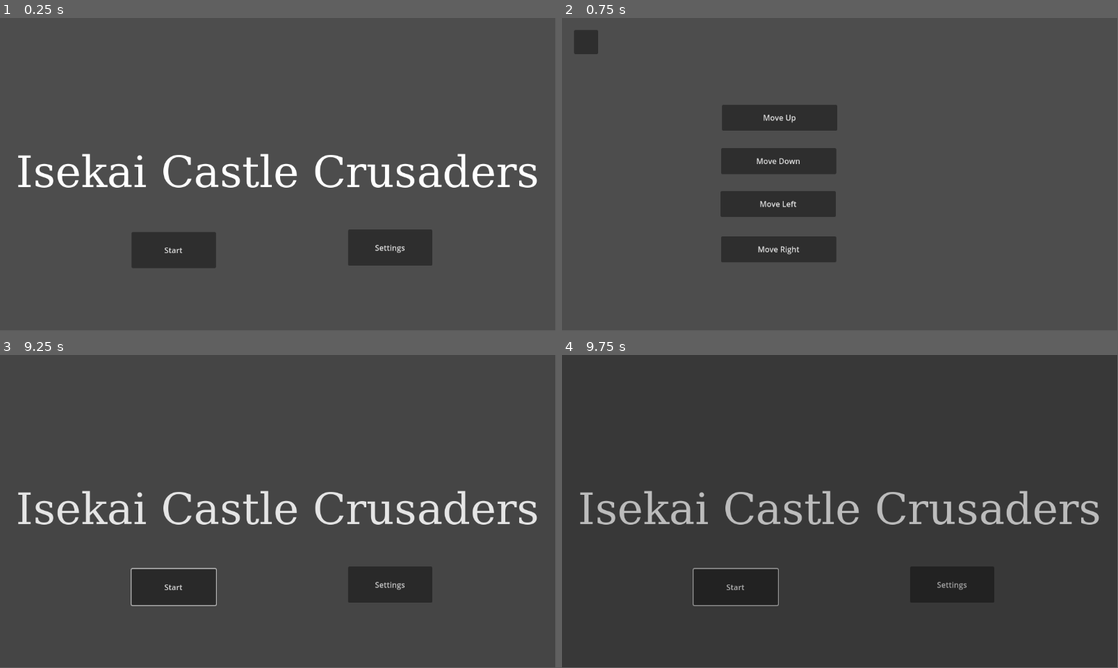
Above: before the commit, frames 1-4 (two rows, left to right).
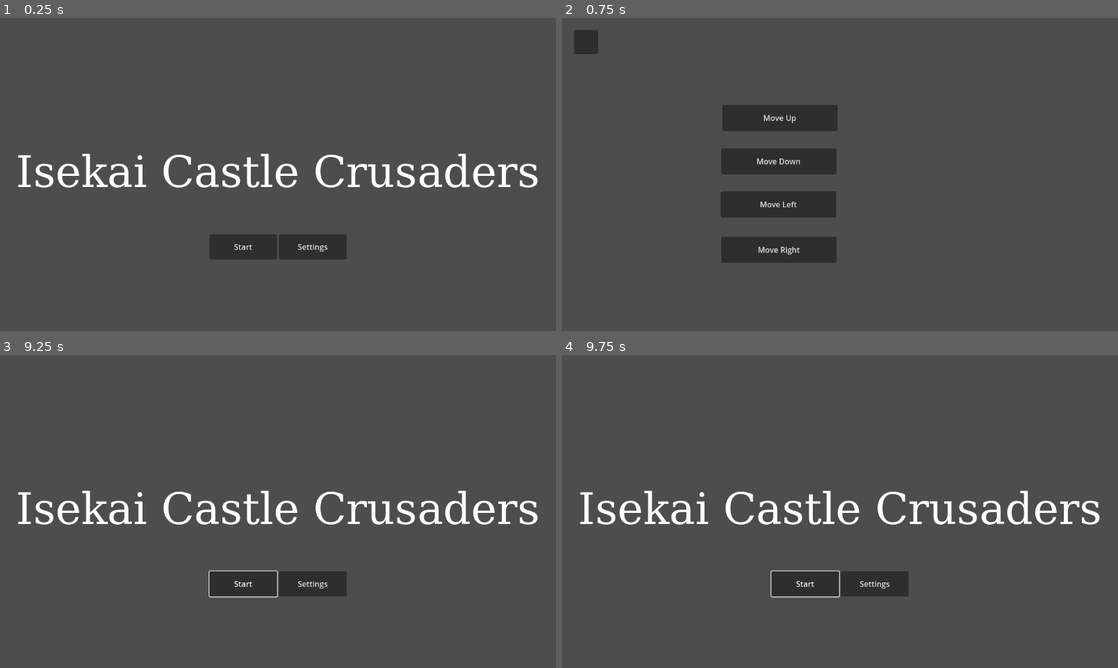
Above: after the commit, the same moments.

Repository: KokonutGamer/CSS-385-Project
Game: Godot game, scene res://src/ui/title_screen.tscn
The game is run twice, just before and just after one commit, with the same random seed, the same clock (stepped at 60 frames per second) and the same inputs.
Inputs (mouse positions are in pixels of both pictures, inside the frame that each line leads up to):
- Up to frame 1 (0.25 s): no input
- Up to frame 2 (0.75 s): click "Settings" at 0.5 s
- Up to frame 3 (9.25 s): click (22, 380) at 1.25 s; click "Start" at 2 s; click "Start" at 2.75 s; click "Start" at 3.5 s; tap Enter at 4.25, 5.75, 7.25 s; move the mouse to (400, 495) at 4.27 s; click (400, 495) at 4.42 s; tap Space at 5, 6.5, 8 s; move the mouse to (166, 527) at 5.02 s; click (166, 527) at 5.17 s; move the mouse to (333, 442) at 5.77 s; click (333, 442) at 5.92 s; move the mouse to (250, 574) at 6.52 s; click (250, 574) at 6.67 s; move the mouse to (444, 558) at 7.27 s; click (444, 558) at 7.42 s; move the mouse to (111, 464) at 8.02 s; click (111, 464) at 8.17 s; move the mouse to (305, 511) at 8.77 s; click (305, 511) at 8.92 s
- Up to frame 4 (9.75 s): move the mouse to (756, 433) at 9.52 s; click (756, 433) at 9.67 s
The window is 799x449 before the commit and 800x450 after it. Grey fills any space a smaller window leaves; there, only what the larger window draws over its background counts as a difference.

The runs differ from the first frame. In frame 1, 6.1% of the frame differs, in the area x 3-97%, y 43-80%; in frame 2, 0.3%; in frame 3, 6.3%; in frame 4, 6.6%, in the area x 3-97%, y 43-81%.

Commit message:
Updated title screen buttons with horizontal box

Diff:
--- a/project.godot
+++ b/project.godot
@@ -14,6 +14,10 @@
 run/main_scene="uid://dm8r78mdrx4dx"
 config/features=PackedStringArray("4.5", "Forward Plus")
 config/icon="res://icon.svg"
+
+[display]
+
+window/stretch/mode="viewport"
 
 [input]
 
--- a/src/ui/title_screen.tscn
+++ b/src/ui/title_screen.tscn
@@ -21,35 +21,10 @@
 grow_vertical = 2
 script = ExtResource("1_fgkus")
 
-[node name="Title" type="Label" parent="."]
-layout_mode = 1
-anchors_preset = 14
-anchor_top = 0.5
-anchor_right = 1.0
-anchor_bottom = 0.5
-offset_top = -45.5
-offset_bottom = 45.5
-grow_horizontal = 2
-grow_vertical = 2
-theme = SubResource("Theme_fgkus")
-text = "Isekai Castle Crusaders"
-horizontal_alignment = 1
-
-[node name="StartButton" type="Button" parent="."]
+[node name="CenterContainer" type="CenterContainer" parent="."]
 layout_mode = 0
-offset_left = 273.0
-offset_top = 444.0
-offset_right = 448.0
-offset_bottom = 519.0
-text = "Start"
-
-[node name="SettingsButton" type="Button" parent="."]
-layout_mode = 0
-offset_left = 722.0
-offset_top = 439.0
-offset_right = 897.0
-offset_bottom = 514.0
-text = "Settings"
+offset_right = 1152.0
+offset_bottom = 648.0
 
 [node name="TitleScreenAudioStreamPlayer" type="AudioStreamPlayer" parent="."]
 stream = ExtResource("2_de0mb")
@@ -64,6 +39,36 @@
 one_shot = true
 
 [node name="Fade" parent="." instance=ExtResource("4_cfp8e")]
+visible = false
 
-[connection signal="pressed" from="StartButton" to="." method="_on_start_button_pressed"]
-[connection signal="pressed" from="SettingsButton" to="." method="_on_settings_button_pressed"]
+[node name="Title" type="Label" parent="."]
+layout_mode = 0
+offset_left = 255.0
+offset_top = 278.0
+offset_right = 896.0
+offset_bottom = 369.0
+grow_horizontal = 2
+grow_vertical = 2
+theme = SubResource("Theme_fgkus")
+text = "Isekai Castle Crusaders"
+horizontal_alignment = 1
+
+[node name="HBoxContainer" type="HBoxContainer" parent="."]
+layout_mode = 0
+offset_top = 448.0
+offset_right = 1152.0
+offset_bottom = 500.0
+alignment = 1
+
+[node name="StartButton" type="Button" parent="HBoxContainer"]
+custom_minimum_size = Vector2(140, 0)
+layout_mode = 2
+text = "Start"
+
+[node name="SettingsButton" type="Button" parent="HBoxContainer"]
+custom_minimum_size = Vector2(140, 0)
+layout_mode = 2
+text = "Settings"
+
+[connection signal="pressed" from="HBoxContainer/StartButton" to="." method="_on_start_button_pressed"]
+[connection signal="pressed" from="HBoxContainer/SettingsButton" to="." method="_on_settings_button_pressed"]
